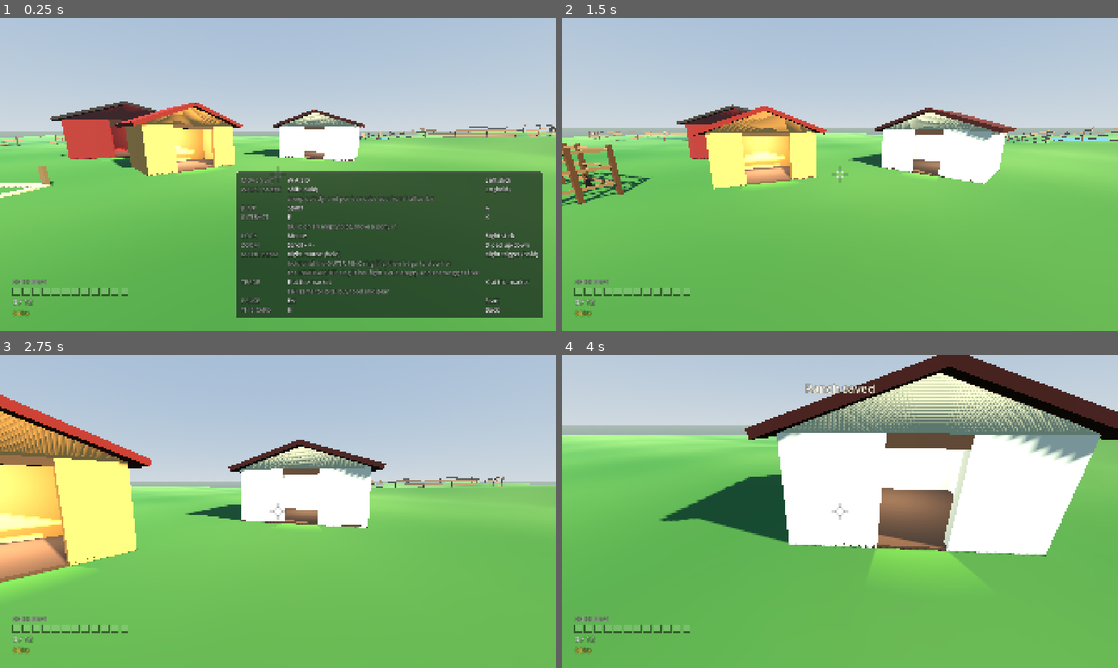
Above: before the commit, frames 1-4 (two rows, left to right).
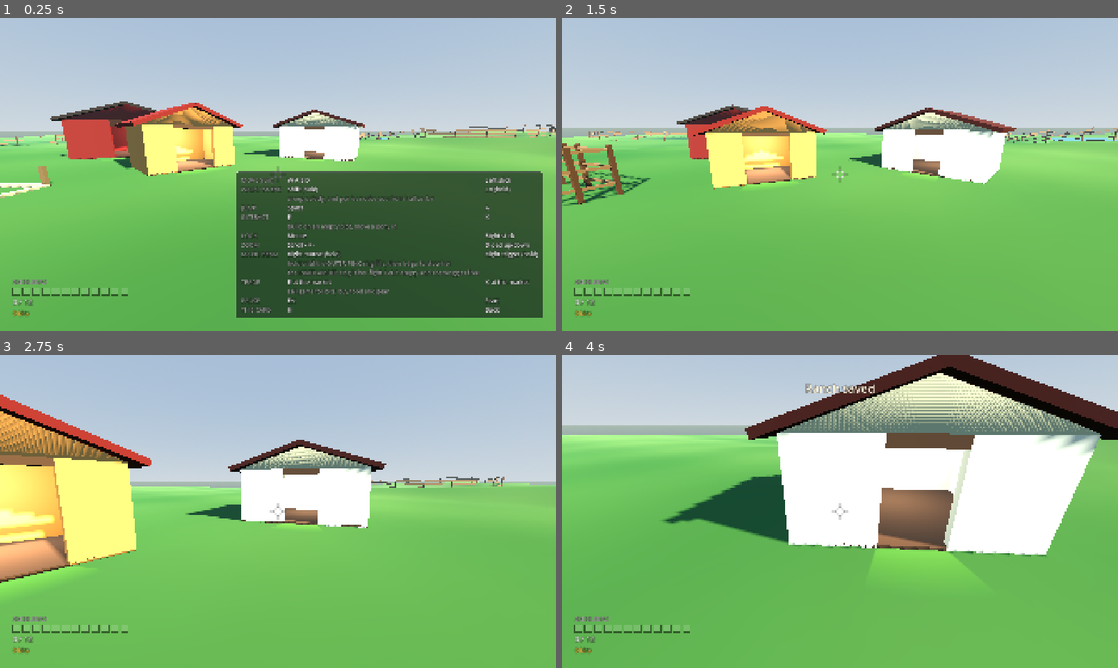
Above: after the commit, the same moments.

Repository: 9je/filly-rancher
Game: Godot game, scene res://world/ranch.tscn
Same seed, same stepped clock (60 frames per second), same inputs: the game is played once before the commit and once after it.
Inputs (mouse positions are in pixels of both pictures, inside the frame that each line leads up to):
- Up to frame 1 (0.25 s): no input
- Up to frame 2 (1.5 s): tap Enter (ui_accept) at 0.5 s; move the mouse to (867, 174) at 0.52 s; hold W (move_forward) from 0.53 s (still down); tap H (toggle_hints) at 0.6 s; tap Space (jump) at 0.77 s; move the mouse to (812, 174) at 1.27 s; right-click (812, 174) at 1.35 s
- Up to frame 3 (2.75 s): keep holding W (move_forward); tap Space (jump) at 1.52 s; tap H (toggle_hints) at 1.55, 2.3 s; move the mouse to (289, 505) at 2.02 s; tap E (interact) at 2.1 s
- Up to frame 4 (4 s): keep holding W (move_forward); move the mouse to (834, 517) at 2.77 s; tap Keypad 2 (look_down) at 2.85 s; tap Space (jump) at 3.02, 3.77 s; tap H (toggle_hints) at 3.05, 3.8 s; move the mouse to (878, 514) at 3.52 s; tap Keypad 4 (look_left) at 3.6 s

The runs differ from the first frame. In frame 1, 0.3% of the frame differs, in the area x 0-100%, y 32-58%; in frame 2, 1.0%; in frame 3, 1.0%; in frame 4, 1.4%, in the area x 17-97%, y 24-65%.

Commit message:
fix: slice 3 final wave - permit prices, one permit_id spelling, region ring checks
Repriced the four permits (lake 300, nightmeadow 700, everfree 1200, orchard
unchanged at 150) in both the region and shop data and in the plan doc's
tables. RegionData.permit_id() now defers to Shop.permit_id_for() so there is
one spelling of the unlock string, with a test pinning every shipped region
to it. The ranch report's ring-clearance check now also verifies a region's
own residents stay inside their own fence ring, not just that homestead
ponies stay clear of every region. region_test.gd's residents check and
test_region_registry.gd's boundary-clearance floor now test the actual ring
(radius plus RegionFence.RING_MARGIN) instead of the bare disc or a stale 2 m
floor. Lake and nightmeadow gates now face the homestead.

Mechanical minors: Terrain.build() called twice now push_errors instead of
silently returning; the region gate probe no longer mutates the live
GameState.unlocks array even briefly; the region fence's leaf-swing
_process() now sleeps once settled and wakes on a new swing;
nearest_locked_gate() reads a cached fence list instead of scanning
get_children() every physics frame; a handful of stale comments (map size,
basin feather direction, a wrapped-too-wide doc line) are corrected.

Added one test (test_every_region_permit_id_matches_shop_permit_id_for), so
tools/run_tests.sh's MIN_TESTS floor moves from 491 to 492.

Co-Authored-By: Claude Fable 5 <noreply@anthropic.com>

Diff:
--- a/game/data/regions/everfree.tres
+++ b/game/data/regions/everfree.tres
@@ -8,7 +8,7 @@
 display_name = "The Everfree Edge"
 centre = Vector2(-74, -49)
 radius = 24.0
-permit_cost = 400
+permit_cost = 1200
 gate_yaw_degrees = 0.0
 grass_low = Color(0.16, 0.3, 0.2, 1)
 grass_high = Color(0.28, 0.42, 0.28, 1)
--- a/game/data/regions/lake.tres
+++ b/game/data/regions/lake.tres
@@ -8,8 +8,8 @@
 display_name = "The Lake"
 centre = Vector2(60, -62)
 radius = 24.0
-permit_cost = 700
-gate_yaw_degrees = 135.0
+permit_cost = 300
+gate_yaw_degrees = 226.0
 grass_low = Color(0.26, 0.44, 0.24, 1)
 grass_high = Color(0.5, 0.6, 0.32, 1)
 has_lake = true
--- a/game/data/regions/nightmeadow.tres
+++ b/game/data/regions/nightmeadow.tres
@@ -8,8 +8,8 @@
 display_name = "The Night Meadow"
 centre = Vector2(-61, 69)
 radius = 24.0
-permit_cost = 1200
-gate_yaw_degrees = 315.0
+permit_cost = 700
+gate_yaw_degrees = 48.0
 grass_low = Color(0.36, 0.4, 0.48, 1)
 grass_high = Color(0.58, 0.6, 0.7, 1)
 has_lake = false
--- a/game/data/shop/permit_everfree.tres
+++ b/game/data/shop/permit_everfree.tres
@@ -7,6 +7,6 @@
 id = &"permit_everfree"
 display_name = "Permit: The Everfree Edge"
 description = "Opens the gate to the dark woods in the west. Strange ponies keep to the trees."
-cost = 400
+cost = 1200
 kind = 1
 permit_zone = &"everfree"
--- a/game/data/shop/permit_lake.tres
+++ b/game/data/shop/permit_lake.tres
@@ -7,6 +7,6 @@
 id = &"permit_lake"
 display_name = "Permit: The Lake"
 description = "Opens the gate down to the water. Pegasi drink here, and nobody hurries."
-cost = 700
+cost = 300
 kind = 1
 permit_zone = &"lake"
--- a/game/data/shop/permit_nightmeadow.tres
+++ b/game/data/shop/permit_nightmeadow.tres
@@ -6,7 +6,7 @@
 script = ExtResource("1_shop")
 id = &"permit_nightmeadow"
 display_name = "Permit: The Night Meadow"
-description = "Opens the far gate in the north. Quiet ponies, pale grass, and a rare song."
-cost = 1200
+description = "Opens the far gate in the south. Quiet ponies, pale grass, and a rare song."
+cost = 700
 kind = 1
 permit_zone = &"nightmeadow"
--- a/game/scenes/test/region_test.gd
+++ b/game/scenes/test/region_test.gd
@@ -169,7 +169,7 @@
 					% [pony.name, away, fence.region().id, fence.region().radius, ring])
 		else:
 			var hers: RegionData = _region_for(her_zone, fences)
-			if hers == null or not hers.contains(at):
+			if hers == null or at.distance_to(hers.centre) > hers.radius + RegionFenceScript.RING_MARGIN:
 				strays_out += 1
 	print("REGION residents orchard=%d out_of_region=%d ranch_ponies_in_a_region=%d"
 		% [zoned_here, strays_out, strays_in.size()])
--- a/game/systems/region_data.gd
+++ b/game/systems/region_data.gd
@@ -21,10 +21,12 @@
 @export var has_lake := false
 @export var lake_depth := 0.0
 
+const ShopScript := preload("res://systems/shop.gd")
 
-## The unlock string the Market writes and the fence reads.
+
+## The unlock string the Market writes and the fence reads. One spelling, owned by Shop.
 func permit_id() -> StringName:
-	return StringName("permit_" + String(id))
+	return ShopScript.permit_id_for(id)
 
 
 func contains(point: Vector2) -> bool:
--- a/game/test/test_region_registry.gd
+++ b/game/test/test_region_registry.gd
@@ -5,6 +5,7 @@
 const RegionRegistryScript := preload("res://systems/region_registry.gd")
 const RegionDataScript := preload("res://systems/region_data.gd")
 const TerrainScript := preload("res://world/terrain.gd")
+const RegionFenceScript := preload("res://world/region_fence.gd")
 
 
 func _registry() -> RegionRegistry:
@@ -35,8 +36,8 @@
 	for r in _registry().all():
 		var d: float = r.centre.distance_to(TerrainScript.HOMESTEAD_CENTRE)
 		assert_gt(d - r.radius, TerrainScript.BLEND_RADIUS, "%s must be clear of the apron" % r.id)
-		var reach: float = maxf(absf(r.centre.x), absf(r.centre.y)) + r.radius + 3.0
-		assert_lt(reach, TerrainScript.HALF - TerrainScript.BOUNDARY_THICKNESS, "%s must fit inside the boundary wall" % r.id)
+		var reach: float = maxf(absf(r.centre.x), absf(r.centre.y)) + r.radius + RegionFenceScript.RING_MARGIN
+		assert_lt(reach, TerrainScript.HALF - 5.0, "%s must fit inside the boundary wall" % r.id)
 
 
 func test_regions_do_not_overlap_each_other() -> void:
--- a/game/test/test_shop_registry.gd
+++ b/game/test/test_shop_registry.gd
@@ -4,6 +4,7 @@
 
 const ShopRegistryScript := preload("res://systems/shop_registry.gd")
 const ShopItemScript := preload("res://systems/shop_item.gd")
+const ShopScript := preload("res://systems/shop.gd")
 const FoodRegistryScript := preload("res://systems/food_registry.gd")
 const RegionRegistryScript := preload("res://systems/region_registry.gd")
 
@@ -79,7 +80,15 @@
 		var region: RegionData = regions.by_id(item.permit_zone)
 		assert_not_null(region, "%s names zone '%s', which is not a region" % [item.id, item.permit_zone])
 		assert_eq(item.cost, region.permit_cost, "%s must cost what the region says" % item.id)
-		assert_eq(String(item.id), "permit_" + String(item.permit_zone))
+		assert_eq(item.id, ShopScript.permit_id_for(item.permit_zone))
+
+
+func test_every_region_permit_id_matches_shop_permit_id_for() -> void:
+	var regions: RegionRegistry = RegionRegistryScript.new()
+	regions.load_all(RegionRegistryScript.REGION_DIR)
+	for region in regions.all():
+		assert_eq(region.permit_id(), ShopScript.permit_id_for(region.id),
+			"%s's permit_id must be the one spelling Shop owns" % region.id)
 
 
 func test_a_missing_directory_loads_nothing_and_does_not_crash() -> void:
--- a/game/test/test_terrain.gd
+++ b/game/test/test_terrain.gd
@@ -25,8 +25,8 @@
 	add_child_autofree(_world)
 
 
-## A Terrain that builds itself in _ready(), exactly as every scene other than the ranch
-## uses it: no registry, so the plain map.
+## A Terrain that builds itself in _ready(), the default when nothing sets defer_build
+## (ranch.tscn is the only scene that does): no registry, so the plain map.
 func _bare_terrain() -> Terrain:
 	var terrain: Terrain = TerrainScript.new()
 	terrain.defer_build = false
--- a/game/world/ranch.gd
+++ b/game/world/ranch.gd
@@ -12,7 +12,7 @@
 ## was "ponies were only around the perimeter", and it was right: the three original
 ## markers sat at (2, -42), (40, 8) and (-30, 38), all of them 40 m or more from the
 ## player's spawn and none of them anywhere a player crossing the middle of the map would
-## meet one. Eight ponies on a 140 x 140 m map is not many to begin with, and putting all
+## meet one. Eight ponies on a 220 x 220 m map is not many to begin with, and putting all
 ## eight around the rim meant the entire middle of the ranch -- the part you actually walk
 ## through -- was empty.
 ##
@@ -361,6 +361,12 @@
 ## to the terrain before it shapes itself. See the top of _ready().
 var _region_registry: RegionRegistry = null
 
+## get_region_fences() read once, right after the fences are built in _ready(), for
+## nearest_locked_gate() to walk every physics frame without a get_children() scan and a
+## fresh Array each time. get_region_fences() itself stays a live query: tests call it
+## directly and a live query is the honest answer there.
+var _region_fence_cache: Array[RegionFence] = []
+
 ## The wallet, seeded from the loaded save and written straight back into GameState.bits
 ## on every change. Task 6 gives this prices and a shop; here it is what the build menu
 ## charges against, so that "you cannot build what you cannot afford" is enforced by the
@@ -452,6 +458,7 @@
 			continue
 		fence.configure(region, Callable(terrain, "height_at"))
 		fence.build()
+	_region_fence_cache = get_region_fences()
 
 	for arg in OS.get_cmdline_user_args():
 		if arg.begins_with("--screenshot-dir="):
@@ -1060,7 +1067,7 @@
 func nearest_locked_gate() -> RegionFence:
 	var best: RegionFence = null
 	var best_d := GATE_PROMPT_RADIUS
-	for fence in get_region_fences():
+	for fence in _region_fence_cache:
 		if fence.is_open() or fence.region() == null:
 			continue
 		var gate: Vector3 = fence.gate_position()
@@ -1806,22 +1813,35 @@
 	# ASKED OF THE LIVE MARKERS AND THE LIVE REGIONS, not of a table of numbers: this has to
 	# fail when somebody nudges a marker in ranch.tscn or a centre in a .tres, which is
 	# exactly how it got in.
+	# A REGION'S OWN MARKER MUST ALSO STAY INSIDE ITS OWN RING, with a metre to spare
+	# (REGION_CLEARANCE). A resident's roam disc is drawn from her ZoneMarker; if that disc
+	# reaches past the timber, she is a pony the fence cannot hold, on the shipped map, no
+	# playtest required.
 	var regions_stand_clear := true
 	for marker: ZoneMarker in spawner.get_markers():
-		if marker.zone_id != &"ranch":
-			continue
-		var at := Vector2(marker.global_position.x, marker.global_position.z)
-		for region: RegionData in regions:
-			var apart := at.distance_to(region.centre)
-			var needed: float = (region.radius + RegionFenceScript.RING_MARGIN
-				+ marker.outer_bound() + REGION_CLEARANCE)
-			if apart < needed:
-				regions_stand_clear = false
-				push_error(("ranch: homestead zone '%s' reaches to within %.1f m of region " +
-					"'%s', whose fence ring needs %.1f m of room.")
-					% [marker.name, apart, region.id, needed])
-	_set_check(checks, "no homestead roam disc reaches a region's fence ring",
-		regions_stand_clear)
+		if marker.zone_id == &"ranch":
+			var at := Vector2(marker.global_position.x, marker.global_position.z)
+			for region: RegionData in regions:
+				var apart := at.distance_to(region.centre)
+				var needed: float = (region.radius + RegionFenceScript.RING_MARGIN
+					+ marker.outer_bound() + REGION_CLEARANCE)
+				if apart < needed:
+					regions_stand_clear = false
+					push_error(("ranch: homestead zone '%s' reaches to within %.1f m of region " +
+						"'%s', whose fence ring needs %.1f m of room.")
+						% [marker.name, apart, region.id, needed])
+		else:
+			var own_region: RegionData = _regions_registry().by_id(marker.zone_id)
+			if own_region != null:
+				var own_limit: float = own_region.radius + RegionFenceScript.RING_MARGIN
+				var own_reach: float = marker.outer_bound() + REGION_CLEARANCE
+				if own_reach > own_limit:
+					regions_stand_clear = false
+					push_error(("ranch: region '%s' marker '%s' reaches %.1f m with clearance, " +
+						"past its own fence ring at %.1f m.")
+						% [own_region.id, marker.name, own_reach, own_limit])
+	_set_check(checks, "no homestead roam disc reaches a region's fence ring, and every " +
+		"region's own residents stay inside their own ring", regions_stand_clear)
 
 	var gate_probe: Dictionary = await _probe_region_gate()
 	print("RANCH region gate ran=%s solid=%s opened=%s hit=%s"
@@ -2368,10 +2388,12 @@
 ## cannot prove that the layer it flips is one the player's mask is looking at.
 ##
 ## IT PUTS EVERYTHING BACK. The gate is shut for the ray whether or not the loaded save had
-## already bought it, and the permit is appended and then erased IN PLACE (the Shop holds a
-## reference to that same array, so replacing it would leave the shop selling into an array
-## nothing reads). The final _apply_permits() therefore restores exactly the state boot
-## reached, and a developer whose save owns the orchard does not lose it by running a gate.
+## already bought it, and the "opened" check never edits `_game_state.unlocks` itself: it
+## swaps in a duplicated array with the permit added, calls _apply_permits(), reads the
+## fence, then swaps the ORIGINAL array back in and calls _apply_permits() again. The whole
+## exchange is synchronous, no await between the swap and the restore, so nothing else
+## (the Shop holds the original array by reference) ever observes the duplicate. A
+## developer whose save owns the orchard does not lose it by running a gate.
 ##
 ## Returns {ran, solid, opened, hit}.
 func _probe_region_gate() -> Dictionary:
@@ -2406,12 +2428,14 @@
 
 	var permit := String(region.permit_id())
 	var had: bool = _game_state.unlocks.has(permit)
+	var live: Array = _game_state.unlocks
+	var scratch: Array = live.duplicate()
 	if not had:
-		_game_state.unlocks.append(permit)
+		scratch.append(permit)
+	_game_state.unlocks = scratch
 	_apply_permits()
 	result["opened"] = fence.is_open()
-	if not had:
-		_game_state.unlocks.erase(permit)
+	_game_state.unlocks = live
 	_apply_permits()
 	return result
 
--- a/game/world/ranch.tscn
+++ b/game/world/ranch.tscn
@@ -52,7 +52,7 @@
 light_energy = 1.15
 shadow_enabled = true
 shadow_bias = 0.05
-directional_shadow_max_distance = 140.0
+directional_shadow_max_distance = 240.0
 
 [node name="Terrain" type="StaticBody3D" parent="."]
 script = ExtResource("2")
--- a/game/world/region_fence.gd
+++ b/game/world/region_fence.gd
@@ -227,6 +227,11 @@
 	_open = open
 	if _gate != null:
 		_gate.collision_layer = 0 if open else (LayersScript.PEN_GATE | LayersScript.PROPS)
+	# A swing just started (or the target moved out from under a finished one): wake
+	# _process() back up. It puts itself back to sleep once the leaf settles.
+	var target: float = GATE_OPEN_DEGREES if _open else 0.0
+	if not is_equal_approx(_angle, target):
+		set_process(true)
 
 
 func is_open() -> bool:
@@ -248,6 +253,9 @@
 		return
 	var target: float = GATE_OPEN_DEGREES if _open else 0.0
 	if is_equal_approx(_angle, target):
+		# Settled: nothing left to animate, so stop paying for a per-frame callback on a
+		# ring that just stands there most of the game. set_open() wakes this back up.
+		set_process(false)
 		return
 	_angle = move_toward(_angle, target, GATE_SWING_DEGREES_PER_SECOND * delta)
 	_hinge.rotation.y = _gate_yaw + deg_to_rad(-_angle)
--- a/game/world/terrain.gd
+++ b/game/world/terrain.gd
@@ -10,9 +10,9 @@
 ## missing terrain is a game that boots into the void. A few dozen lines of
 ## deterministic arithmetic are in git, are identical on every machine, and cost about a
 ## quarter of a second at startup on this machine, nearly all of it in create_trimesh_shape()
-## rather than in the arithmetic, paid once while the main scene loads. It also means height_at() is available as a
-## plain function, which is what lets props sit exactly on the ground instead of
-## being nudged by hand until they stop floating.
+## rather than in the arithmetic, paid once while the main scene loads. It also means
+## height_at() is available as a plain function, which is what lets props sit exactly on
+## the ground instead of being nudged by hand until they stop floating.
 ##
 ## SCULPTED, NOT FLAT, ON PURPOSE. A flat plane would have made the spawner's
 ## raycast-down placement (game/world/spawner.gd) vacuous: every random point would
@@ -119,6 +119,7 @@
 ## of the first.
 func build() -> void:
 	if _mesh_instance != null:
+		push_error("Terrain.build() called twice")
 		return
 
 	var mesh := _build_mesh()
@@ -145,8 +146,9 @@
 ## XZ is `regions`, which is assigned once, before the ground is built, and never again.
 ##
 ## A region with a lake in it is a BASIN sunk into the relief: a smooth bowl reaching full
-## depth in the middle and nothing at all by the rim, feathered over the inner half of the
-## radius so the ground walks down into the water instead of stepping off a shelf. It is
+## depth in the middle and nothing at all by the rim, feathered over the OUTER half of the
+## radius (from half radius out to the rim) so the ground walks down into the water instead
+## of stepping off a shelf. It is
 ## subtracted here, in the one function everything else reads, so the mesh, the collider,
 ## the props and the water disc all agree about where the bottom is.
 func height_at(x: float, z: float) -> float:
Not shown, changed: docs/superpowers/plans/2026-08-28-phase2-slice3-zones-and-unlocks.md
Not shown, changed: tools/run_tests.sh
